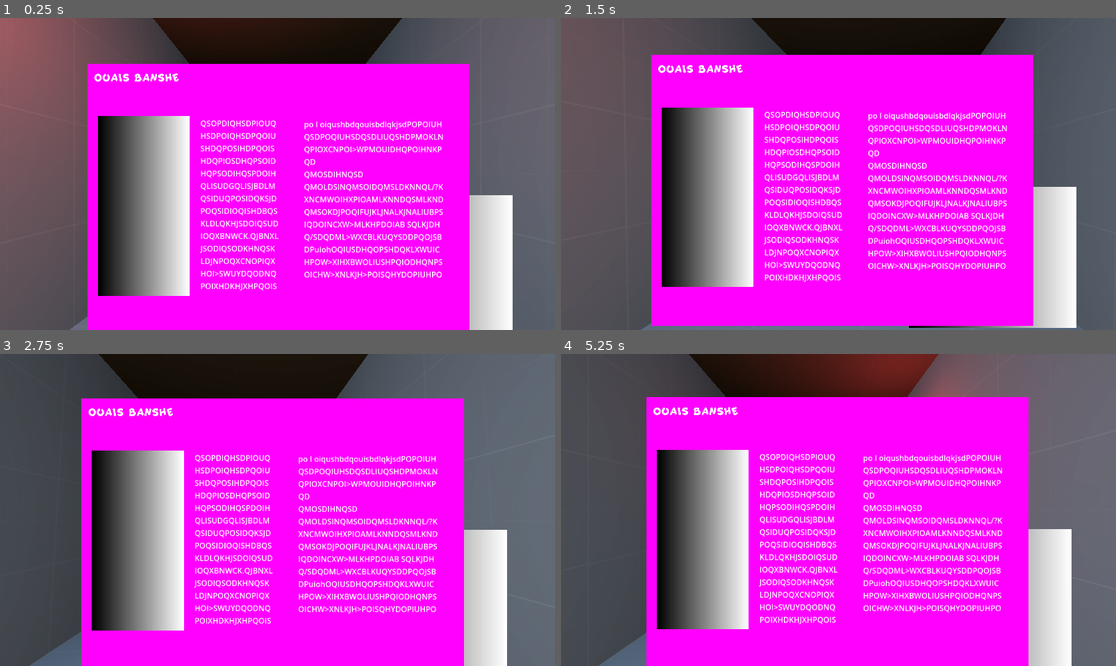
Above: before the commit, frames 1-4 (two rows, left to right).
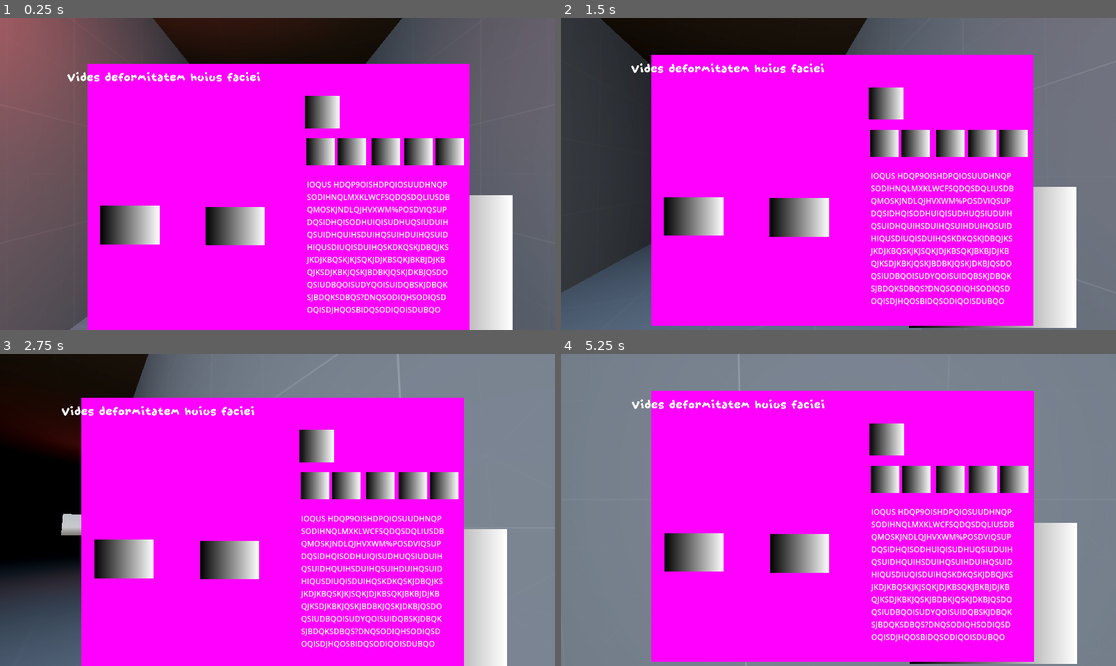
Above: after the commit, the same moments.

Repository: Bigaston/LDJam55
Game: Godot game, scene res://scenes/game/level.tscn
The game is run twice, just before and just after one commit, with the same random seed, the same clock (stepped at 60 frames per second) and the same inputs.
Inputs (mouse positions are in pixels of both pictures, inside the frame that each line leads up to):
- Up to frame 1 (0.25 s): no input
- Up to frame 2 (1.5 s): tap Enter at 0.5 s; move the mouse to (866, 174) at 0.52 s; hold W (move_forward) from 0.53 s (still down); tap Space (use_spell) at 0.6, 1.35 s; move the mouse to (810, 174) at 1.27 s
- Up to frame 3 (2.75 s): keep holding W (move_forward); move the mouse to (288, 503) at 2.02 s; tap Space (use_spell) at 2.1 s
- Up to frame 4 (5.25 s): keep holding W (move_forward); move the mouse to (832, 516) at 2.77 s; tap Space (use_spell) every 0.75 s from 2.85 to 5.1 s; move the mouse to (877, 513) at 3.52 s; move the mouse to (794, 506) at 4.27 s; move the mouse to (844, 510) at 5.02 s

The runs differ from the first frame. In frame 1, 21% of the frame differs, in the area x 12-84%, y 17-95%; in frame 2, 53%; in frame 3, 55%; in frame 4, 61%, in the area x 0-100%, y 0-100%.

Commit message:
add transformation spells

Diff:
--- a/resources/content/SpellBook.tres
+++ b/resources/content/SpellBook.tres
@@ -1,44 +1,240 @@
-[gd_resource type="Resource" script_class="SpellBook" load_steps=10 format=3 uid="uid://q4cwk244at8e"]
+[gd_resource type="Resource" script_class="SpellBook" load_steps=44 format=3 uid="uid://q4cwk244at8e"]
 
 [ext_resource type="Script" path="res://scripts/custom_resources/PartSpecification.gd" id="1_1vwyi"]
 [ext_resource type="Script" path="res://scripts/custom_resources/BasicSpell.gd" id="1_gmhc6"]
 [ext_resource type="Script" path="res://scripts/custom_resources/SpellBook.gd" id="1_p66a6"]
-[ext_resource type="Script" path="res://scripts/custom_resources/FinalSpell.gd" id="2_e5clk"]
 
 [sub_resource type="Resource" id="Resource_wytob"]
 script = ExtResource("1_1vwyi")
-body_position = 0
-monster_family = 0
+body_position = 1
+monster_family = 2
 
 [sub_resource type="Resource" id="Resource_l74pr"]
 script = ExtResource("1_1vwyi")
-body_position = 0
+body_position = 3
 monster_family = 2
 
 [sub_resource type="Resource" id="Resource_l4jua"]
 script = ExtResource("1_1vwyi")
-body_position = 0
-monster_family = 1
+body_position = 3
+monster_family = 3
 
 [sub_resource type="Resource" id="Resource_eyb56"]
 script = ExtResource("1_gmhc6")
-name = "Prout Au Max"
+name = "Vides deformitatem huius faciei"
 condition = SubResource("Resource_wytob")
 result_true = SubResource("Resource_l4jua")
 result_false = SubResource("Resource_l74pr")
-right_page_text = "SA MER C'EST UNE BANSHEE"
-
-[sub_resource type="Resource" id="Resource_87vmx"]
-script = ExtResource("2_e5clk")
-name = "OUAIS BANSHE"
-head_family = 0
-arm_family = 0
-torso_family = 0
-leg_family = 0
-left_page_text = "Ouais"
-right_page_text = ""
+right_page_text = "Ploup"
+
+[sub_resource type="Resource" id="Resource_ry06u"]
+script = ExtResource("1_1vwyi")
+body_position = 2
+monster_family = 1
+
+[sub_resource type="Resource" id="Resource_cgn0c"]
+script = ExtResource("1_1vwyi")
+body_position = 3
+monster_family = 3
+
+[sub_resource type="Resource" id="Resource_w2mtk"]
+script = ExtResource("1_1vwyi")
+body_position = 3
+monster_family = 0
+
+[sub_resource type="Resource" id="Resource_lulax"]
+script = ExtResource("1_gmhc6")
+name = "venustus et elegans pullum"
+condition = SubResource("Resource_ry06u")
+result_true = SubResource("Resource_w2mtk")
+result_false = SubResource("Resource_cgn0c")
+right_page_text = "ploup"
+
+[sub_resource type="Resource" id="Resource_5a0tu"]
+script = ExtResource("1_1vwyi")
+body_position = 1
+monster_family = 1
+
+[sub_resource type="Resource" id="Resource_reyvw"]
+script = ExtResource("1_1vwyi")
+body_position = 3
+monster_family = 0
+
+[sub_resource type="Resource" id="Resource_h7t8e"]
+script = ExtResource("1_1vwyi")
+body_position = 3
+monster_family = 1
+
+[sub_resource type="Resource" id="Resource_anqlv"]
+script = ExtResource("1_gmhc6")
+name = "Ipse parum sed non realiter"
+condition = SubResource("Resource_5a0tu")
+result_true = SubResource("Resource_h7t8e")
+result_false = SubResource("Resource_reyvw")
+right_page_text = "ploup"
+
+[sub_resource type="Resource" id="Resource_sn5rs"]
+script = ExtResource("1_1vwyi")
+body_position = 3
+monster_family = 2
+
+[sub_resource type="Resource" id="Resource_jflel"]
+script = ExtResource("1_1vwyi")
+body_position = 1
+monster_family = 0
+
+[sub_resource type="Resource" id="Resource_38nnw"]
+script = ExtResource("1_1vwyi")
+body_position = 1
+monster_family = 2
+
+[sub_resource type="Resource" id="Resource_yyiwm"]
+script = ExtResource("1_gmhc6")
+name = "Brachium perspicuum apparuit ex nusquam"
+condition = SubResource("Resource_sn5rs")
+result_true = SubResource("Resource_38nnw")
+result_false = SubResource("Resource_jflel")
+right_page_text = "Ploup"
+
+[sub_resource type="Resource" id="Resource_e6tr8"]
+script = ExtResource("1_1vwyi")
+body_position = 2
+monster_family = 2
+
+[sub_resource type="Resource" id="Resource_hsnku"]
+script = ExtResource("1_1vwyi")
+body_position = 1
+monster_family = 1
+
+[sub_resource type="Resource" id="Resource_6oopa"]
+script = ExtResource("1_1vwyi")
+body_position = 1
+monster_family = 3
+
+[sub_resource type="Resource" id="Resource_on0s6"]
+script = ExtResource("1_gmhc6")
+name = "Haec arma tam molles esse debent"
+condition = SubResource("Resource_e6tr8")
+result_true = SubResource("Resource_6oopa")
+result_false = SubResource("Resource_hsnku")
+right_page_text = "Ploup"
+
+[sub_resource type="Resource" id="Resource_bebej"]
+script = ExtResource("1_1vwyi")
+body_position = 2
+monster_family = 0
+
+[sub_resource type="Resource" id="Resource_j3tfo"]
+script = ExtResource("1_1vwyi")
+body_position = 1
+monster_family = 3
+
+[sub_resource type="Resource" id="Resource_akmrd"]
+script = ExtResource("1_1vwyi")
+body_position = 1
+monster_family = 1
+
+[sub_resource type="Resource" id="Resource_k63v4"]
+script = ExtResource("1_gmhc6")
+name = "Sunt pieces procidens"
+condition = SubResource("Resource_bebej")
+result_true = SubResource("Resource_akmrd")
+result_false = SubResource("Resource_j3tfo")
+right_page_text = "Ploup"
+
+[sub_resource type="Resource" id="Resource_an76q"]
+script = ExtResource("1_1vwyi")
+body_position = 1
+monster_family = 0
+
+[sub_resource type="Resource" id="Resource_d7q0t"]
+script = ExtResource("1_1vwyi")
+body_position = 2
+monster_family = 2
+
+[sub_resource type="Resource" id="Resource_f57c3"]
+script = ExtResource("1_1vwyi")
+body_position = 2
+monster_family = 0
+
+[sub_resource type="Resource" id="Resource_xe4tl"]
+script = ExtResource("1_gmhc6")
+name = "Marathona cum his femoribus currere posset"
+condition = SubResource("Resource_an76q")
+result_true = SubResource("Resource_f57c3")
+result_false = SubResource("Resource_d7q0t")
+right_page_text = "Ploup"
+
+[sub_resource type="Resource" id="Resource_mosmw"]
+script = ExtResource("1_1vwyi")
+body_position = 3
+monster_family = 0
+
+[sub_resource type="Resource" id="Resource_vf17q"]
+script = ExtResource("1_1vwyi")
+body_position = 2
+monster_family = 0
+
+[sub_resource type="Resource" id="Resource_1c58g"]
+script = ExtResource("1_1vwyi")
+body_position = 2
+monster_family = 3
+
+[sub_resource type="Resource" id="Resource_mobtx"]
+script = ExtResource("1_gmhc6")
+name = "Crura tam mollis quam sericum"
+condition = SubResource("Resource_mosmw")
+result_true = SubResource("Resource_1c58g")
+result_false = SubResource("Resource_vf17q")
+right_page_text = "Ploup"
+
+[sub_resource type="Resource" id="Resource_vimx8"]
+script = ExtResource("1_1vwyi")
+body_position = 3
+monster_family = 3
+
+[sub_resource type="Resource" id="Resource_6r1dl"]
+script = ExtResource("1_1vwyi")
+body_position = 2
+monster_family = 0
+
+[sub_resource type="Resource" id="Resource_psc31"]
+script = ExtResource("1_1vwyi")
+body_position = 2
+monster_family = 2
+
+[sub_resource type="Resource" id="Resource_w54s5"]
+script = ExtResource("1_gmhc6")
+name = "Crura isti terram non tangant"
+condition = SubResource("Resource_vimx8")
+result_true = SubResource("Resource_psc31")
+result_false = SubResource("Resource_6r1dl")
+right_page_text = "Ploup"
+
+[sub_resource type="Resource" id="Resource_7tqs4"]
+script = ExtResource("1_1vwyi")
+body_position = 1
+monster_family = 3
+
+[sub_resource type="Resource" id="Resource_ok2gj"]
+script = ExtResource("1_1vwyi")
+body_position = 2
+monster_family = 2
+
+[sub_resource type="Resource" id="Resource_280om"]
+script = ExtResource("1_1vwyi")
+body_position = 2
+monster_family = 1
+
+[sub_resource type="Resource" id="Resource_jhlkw"]
+script = ExtResource("1_gmhc6")
+name = "Haec crura sunt repulsiva"
+condition = SubResource("Resource_7tqs4")
+result_true = SubResource("Resource_280om")
+result_false = SubResource("Resource_ok2gj")
+right_page_text = "Ploup"
 
 [resource]
 script = ExtResource("1_p66a6")
-basic_spell = Array[ExtResource("1_gmhc6")]([SubResource("Resource_eyb56")])
-final_spell = Array[ExtResource("2_e5clk")]([SubResource("Resource_87vmx")])
+basic_spell = Array[ExtResource("1_gmhc6")]([SubResource("Resource_eyb56"), SubResource("Resource_lulax"), SubResource("Resource_anqlv"), SubResource("Resource_yyiwm"), SubResource("Resource_on0s6"), SubResource("Resource_k63v4"), SubResource("Resource_xe4tl"), SubResource("Resource_mobtx"), SubResource("Resource_w54s5"), SubResource("Resource_jhlkw")])
+final_spell = Array[Resource("res://scripts/custom_resources/FinalSpell.gd")]([])
